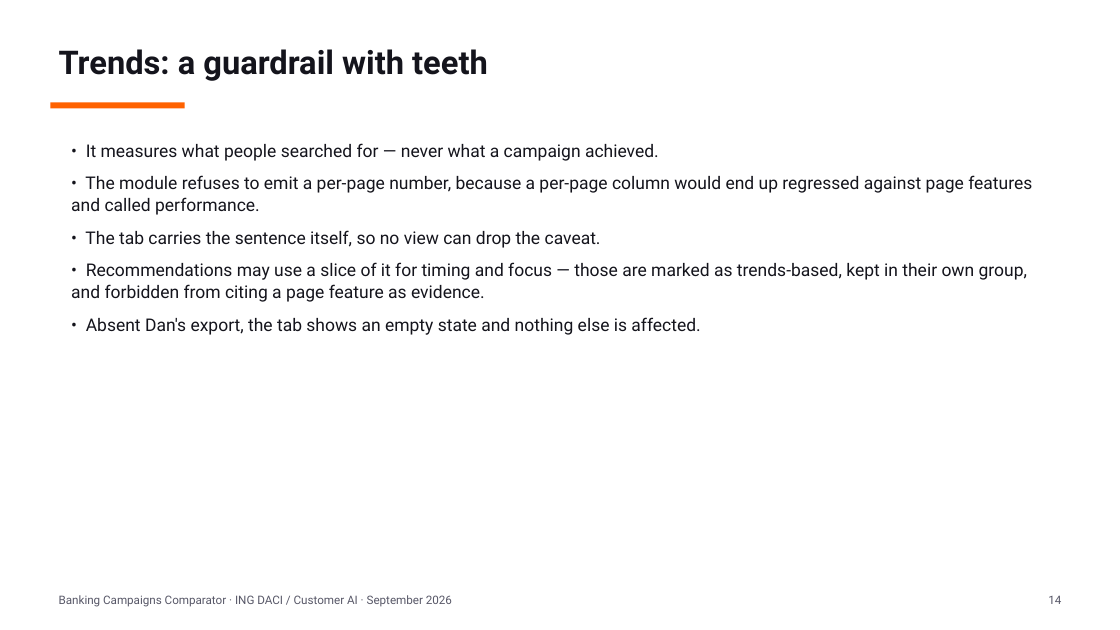
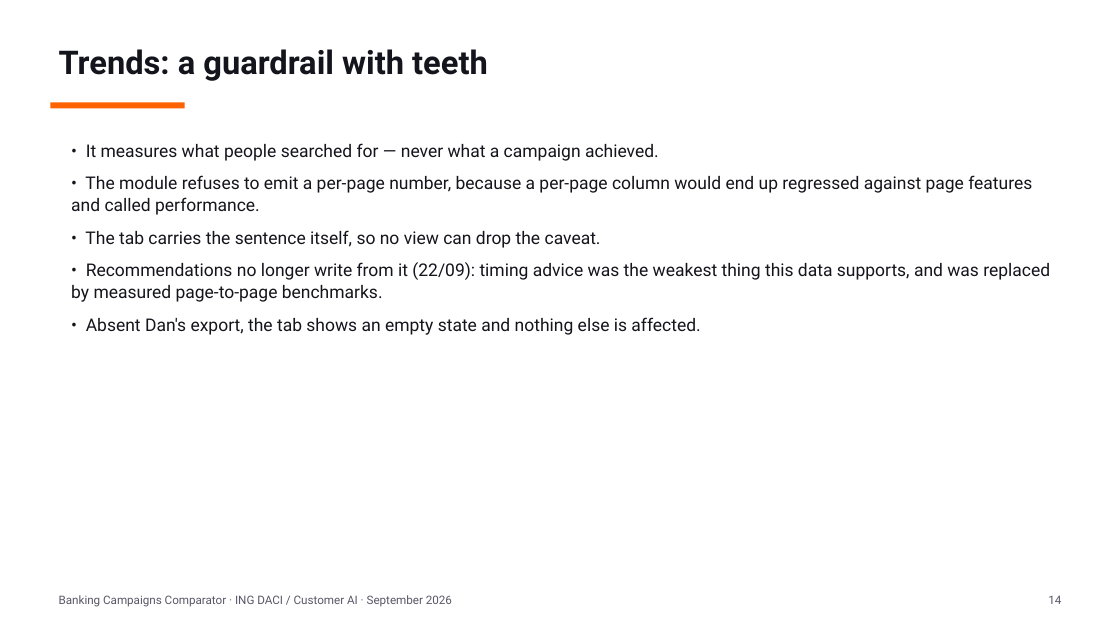
Before and after one commit to Siegried81/ing-usecase, a slide deck: slide 14 of docs/Banking_Campaigns_Comparator.pptx. Drawn at 1120x630 pixels with LibreOffice and Linux fonts; fonts in the diff are those of the drawing. Boxes give left, top, right and bottom in pixels: in the first picture for what was removed or moved away, otherwise in the second. Text is boxed around its words. In the diff, an @@ line names an element or a change of style, - is before the commit and + after.

```diff
--- a/docs/Banking_Campaigns_Comparator.pptx
+++ b/docs/Banking_Campaigns_Comparator.pptx
@@ text at [71,262,1050,302]: text changed @@
-• Recommendations may use a slice of it for timing and focus — those are marked as trends-based, kept in their own group, and forbidden from citing a page feature as evidence.
+• Recommendations no longer write from it (22/09): timing advice was the weakest thing this data supports, and was replaced by measured page-to-page benchmarks.
```
Also in this commit, not shown: 8 other slides changed.
